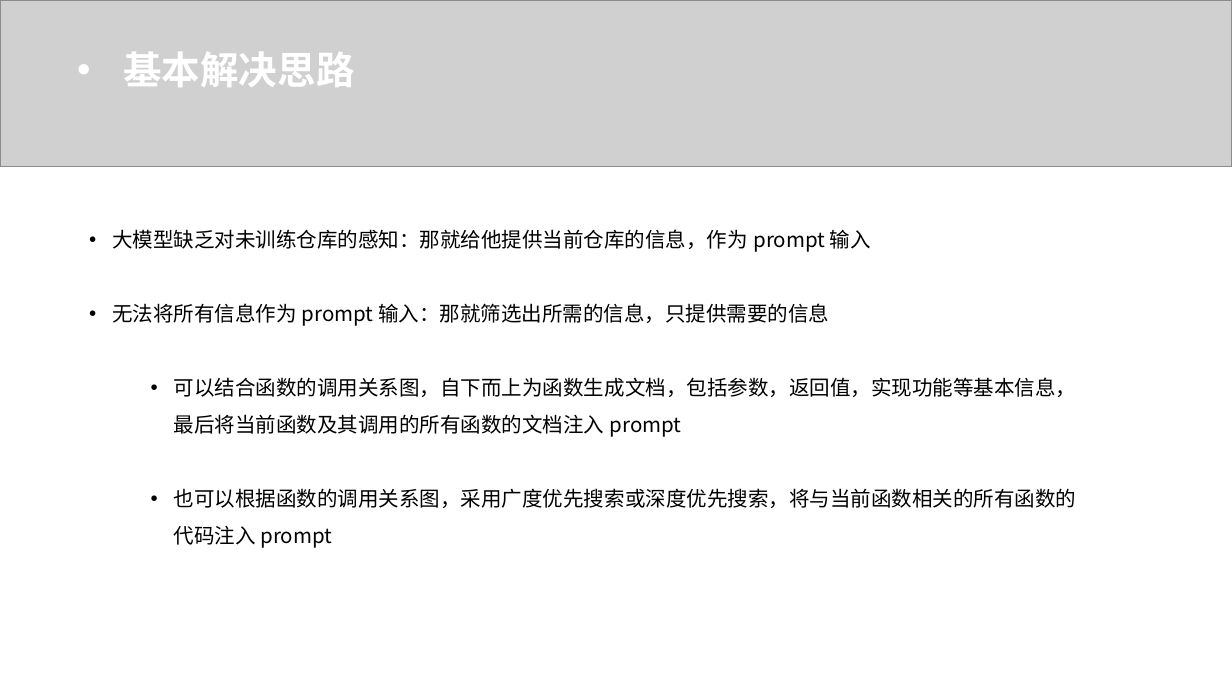
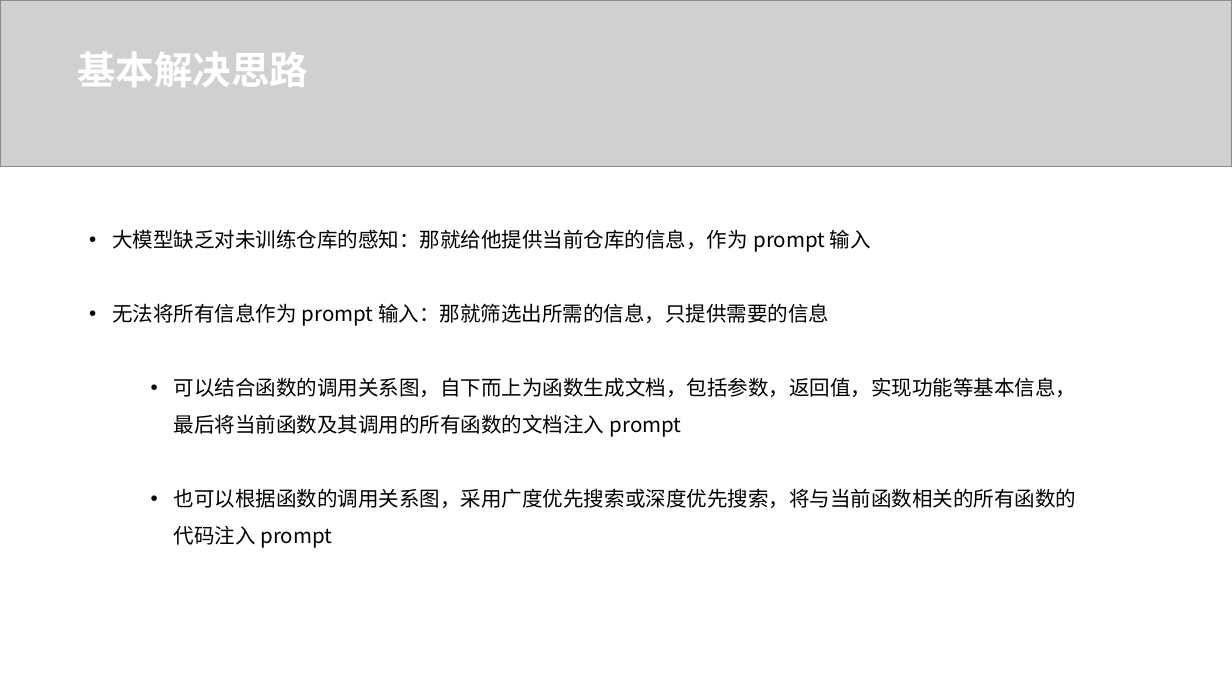
Before and after one commit to Zhenyu-Bo/Code-Assistant, a slide deck: slide 8 of report/LLM辅助的程序缺陷检测与修复.pptx. Drawn at 1232x693 pixels with LibreOffice and Linux fonts; fonts in the diff are those of the drawing; grey boxes stand for pictures. Boxes give left, top, right and bottom in pixels: in the first picture for what was removed or moved away, otherwise in the second. Text is boxed around its words. In the diff, an @@ line names an element or a change of style, - is before the commit and + after.

Commit message:
update

```diff
--- a/report/LLM辅助的程序缺陷检测与修复.pptx
+++ b/report/LLM辅助的程序缺陷检测与修复.pptx
@@ text "基本解决思路" at (77, 52, 308, 87): bullet • to none @@
```
Also in this commit, not shown: 1 other slide changed, 3 slides added.
